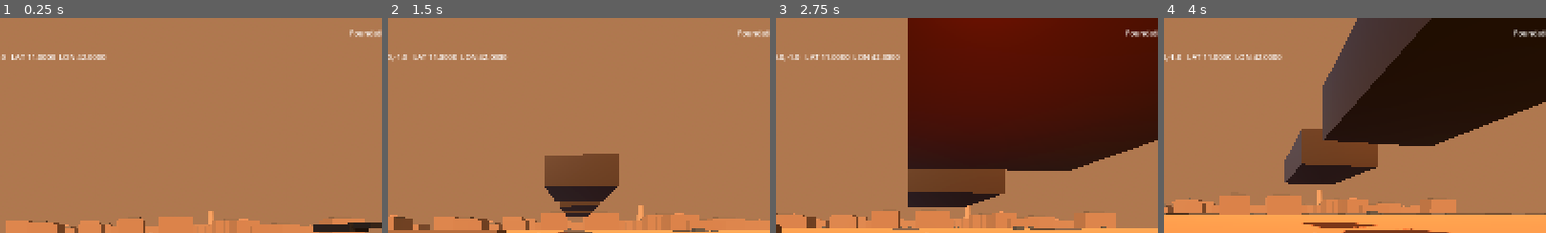
Above: before the commit, frames 1-4 (left to right).
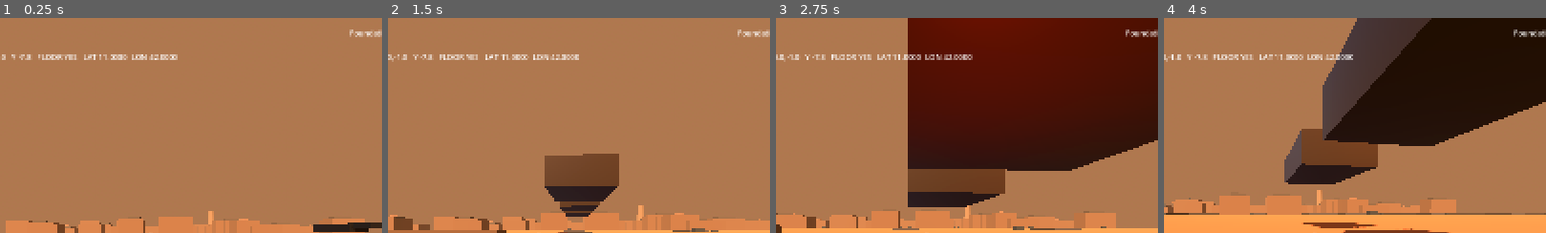
Above: after the commit, the same moments.

Repository: Deputy1389/far-horizon
Game: Godot game, scene res://game/scenes/main.tscn
Same seed, same stepped clock (60 frames per second), same inputs: the game is played once before the commit and once after it.
Inputs (mouse positions are % of the whole screen's width and height, from its top left):
- Up to frame 1 (0.25 s): no input
- Up to frame 2 (1.5 s): tap Enter at 0.5 s; move the mouse to (55, 50) at 0.52 s; hold Right mouse button (aim) 0.53-1.28 s; hold W (move_forward) from 0.53 s (still down); click (55, 50) at 0.67 s; tap Space (jump) at 0.77 s; move the mouse to (45, 50) at 1.27 s; tap C (crouch) at 1.35 s
- Up to frame 3 (2.75 s): keep holding W (move_forward); tap Space (jump) at 1.52 s; move the mouse to (52, 48) at 2.02 s; press the mouse at (52, 48) at 2.03 s
- Up to frame 4 (4 s): keep holding W (move_forward); move the mouse to (49, 52) at 2.77 s; release the mouse at (49, 52) at 2.78 s; tap E (interact) at 2.85 s; click (49, 52) at 2.92 s; tap Space (jump) at 3.02, 3.77 s; move the mouse to (57, 51) at 3.52 s; tap Z (prone) at 3.6 s
The pictures show only the part of the screen within x 30-80%, y 0-50%; the shares and areas given below are measured in that part.

The runs differ from the first frame. In frame 1, 0.8% of the frame differs, in the area x 3-47%, y 16-20%; in frame 2, 0.8%, in the area x 6-50%, y 16-20%; in frame 3, 0.8%; in frame 4, 0.8%.

Commit message:
debug: expose player height and grounded state

Diff:
--- a/game/scripts/ui/debug_hud.gd
+++ b/game/scripts/ui/debug_hud.gd
@@ -97,13 +97,15 @@
 	var display_velocity := player.velocity
 	if player.active_vehicle is CharacterBody3D:
 		display_velocity = (player.active_vehicle as CharacterBody3D).velocity
-	status_label.text = "STANCE %s   SPEED %.1f m/s   FPS %d   TICK %d   INPUT %.1f,%.1f   LAT %.4f  LON %.4f" % [
+	status_label.text = "STANCE %s   SPEED %.1f m/s   FPS %d   TICK %d   INPUT %.1f,%.1f   Y %.1f   FLOOR %s   LAT %.4f  LON %.4f" % [
 		player.stance.to_upper(),
 		Vector2(display_velocity.x, display_velocity.z).length(),
 		Engine.get_frames_per_second(),
 		player.physics_tick_count,
 		player.last_move_input.x,
 		player.last_move_input.y,
+		player.global_position.y,
+		"YES" if player.is_on_floor() else "NO",
 		lat_lon.x,
 		lat_lon.y,
 	]
